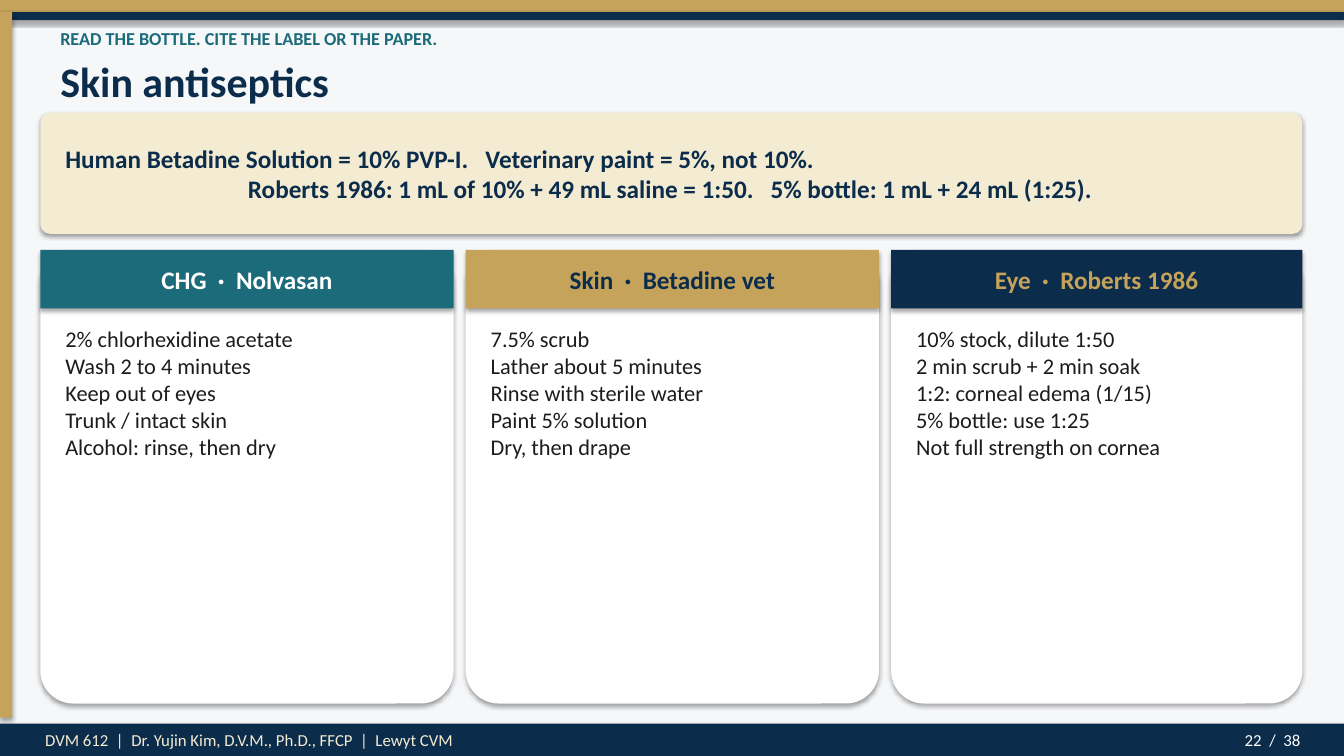
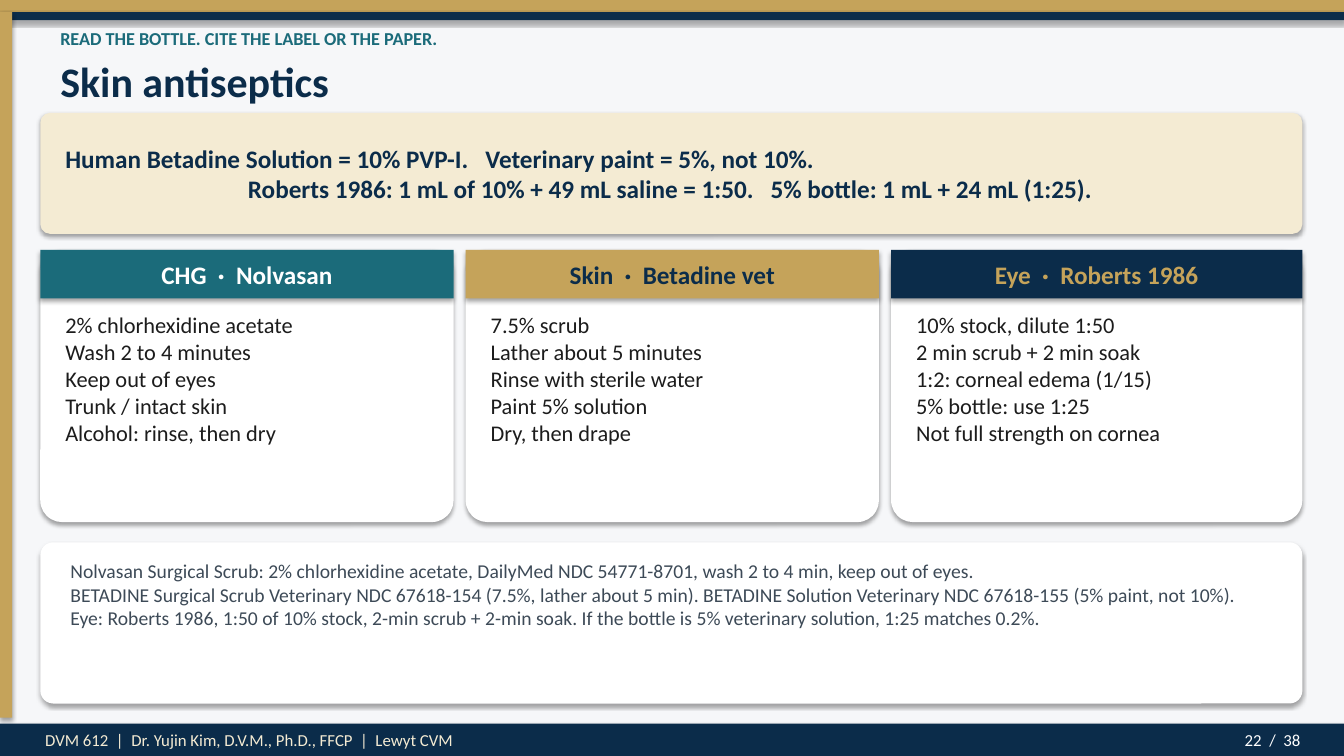
Before and after one commit to drkimvet/happycare, a slide deck: slide 22 of lectures/DVM-612_Week4_Preop_PatientPrep_Postop.pptx. Drawn at 1344x756 pixels with LibreOffice and Linux fonts; fonts in the diff are those of the drawing. Boxes give left, top, right and bottom in pixels: in the first picture for what was removed or moved away, otherwise in the second. Text is boxed around its words. In the diff, an @@ line names an element or a change of style, - is before the commit and + after.

```diff
--- a/lectures/DVM-612_Week4_Preop_PatientPrep_Postop.pptx
+++ b/lectures/DVM-612_Week4_Preop_PatientPrep_Postop.pptx
@@ text "CHG · Nolvasan": place and size @@
-text "CHG · Nolvasan" at <box>161,271,332,289</box>
+text "CHG · Nolvasan" at <box>161,266,332,284</box>
@@ rectangle: place and size @@
-rectangle at <box>40,250,454,309</box>
+rectangle at <box>40,250,454,298</box>
@@ rounded rectangle: place and size @@
-rounded rectangle at <box>40,250,454,704</box>
+rounded rectangle at <box>40,250,454,522</box>
@@ text "Skin · Betadine vet": place and size @@
-text "Skin · Betadine vet" at <box>570,271,775,289</box>
+text "Skin · Betadine vet" at <box>570,266,775,284</box>
@@ rectangle: place and size @@
-rectangle at <box>466,250,879,309</box>
+rectangle at <box>466,250,879,298</box>
@@ rounded rectangle: place and size @@
-rounded rectangle at <box>466,250,879,704</box>
+rounded rectangle at <box>466,250,879,522</box>
@@ text "Eye · Roberts 1986": place and size @@
-text "Eye · Roberts 1986" at <box>995,271,1198,293</box>
+text "Eye · Roberts 1986" at <box>995,266,1198,288</box>
@@ rectangle: place and size @@
-rectangle at <box>891,250,1303,309</box>
+rectangle at <box>891,250,1303,298</box>
@@ rounded rectangle: place and size @@
-rounded rectangle at <box>891,250,1303,704</box>
+rounded rectangle at <box>891,250,1303,522</box>
@@ text "2% chlorhexidine acetate Wash 2 ...": place and size @@
-text "2% chlorhexidine acetate Wash 2 ..." at <box>65,331,292,459</box>
+text "2% chlorhexidine acetate Wash 2 ..." at <box>65,317,292,445</box>
@@ text "7.5% scrub Lather about 5 ...": place and size @@
-text "7.5% scrub Lather about 5 ..." at <box>491,331,703,459</box>
+text "7.5% scrub Lather about 5 ..." at <box>491,317,703,445</box>
@@ text "10% stock, dilute 1:50 2 ...": place and size @@
-text "10% stock, dilute 1:50 2 ..." at <box>916,331,1160,459</box>
+text "10% stock, dilute 1:50 2 ..." at <box>916,317,1160,445</box>
@@ rounded rectangle added at <box>40,542,1303,704</box>, fill #FFFFFF @@
@@ text added at <box>70,564,1235,628</box>, 14 pt, text #3D4A57 @@
+Nolvasan Surgical Scrub: 2% chlorhexidine acetate, DailyMed NDC 54771-8701, wash 2 to 4 min, keep out of eyes.
+BETADINE Surgical Scrub Veterinary NDC 67618-154 (7.5%, lather about 5 min). BETADINE Solution Veterinary NDC 67618-155 (5% paint, not 10%).
+Eye: Roberts 1986, 1:50 of 10% stock, 2-min scrub + 2-min soak. If the bottle is 5% veterinary solution, 1:25 matches 0.2%.
```
Also in this commit, not shown: 2 other slides changed, 1 other file.
